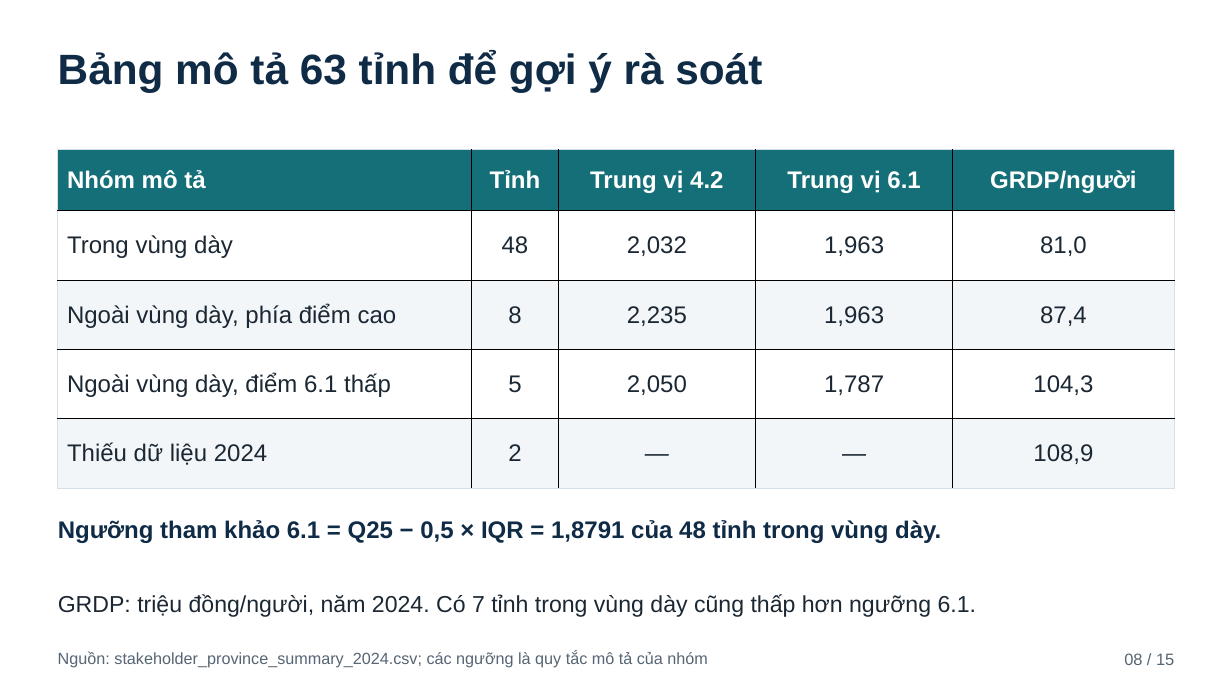
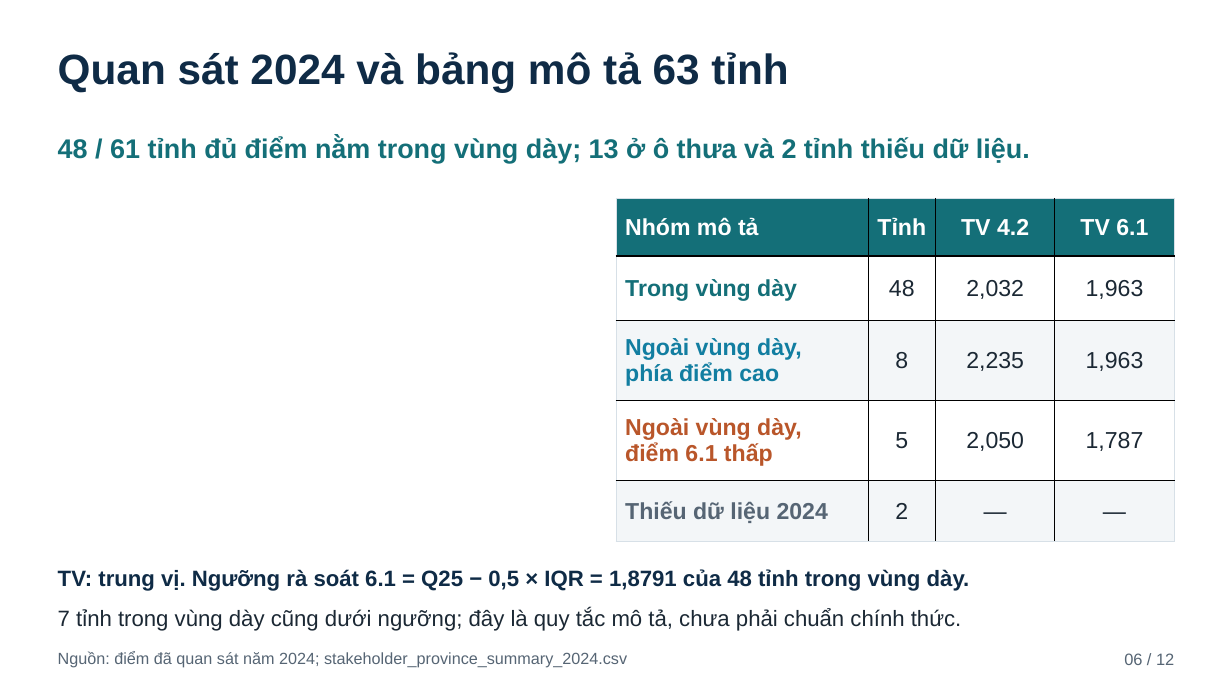
Before and after one commit to JasonTM17/Grid_Based_Sociology, a slide deck: slide 6 of assets/sting_papi_slides_template.pptx (slide 8 before the commit). Drawn at 1232x693 pixels with LibreOffice and Linux fonts; fonts in the diff are those of the drawing. Boxes give left, top, right and bottom in pixels: in the first picture for what was removed or moved away, otherwise in the second. Text is boxed around its words. In the diff, an @@ line names an element or a change of style, - is before the commit and + after.

```diff
--- a/assets/sting_papi_slides_template.pptx
+++ b/assets/sting_papi_slides_template.pptx
@@ text at (x1=58, y1=52, x2=788, y2=92): text changed @@
-Bảng mô tả 63 tỉnh để gợi ý rà soát
+Quan sát 2024 và bảng mô tả 63 tỉnh
@@ text added at (x1=58, y1=137, x2=1030, y2=163), 21 pt, text #146F78, bold @@
+48 / 61 tỉnh đủ điểm nằm trong vùng dày; 13 ở ô thưa và 2 tỉnh thiếu dữ liệu.
@@ table at (x1=616, y1=199, x2=1175, y2=543) @@
-column 1, row 3: Ngoài vùng dày, phía điểm cao
+column 1, row 3: Ngoài vùng dày, / phía điểm cao
-column 1, row 4: Ngoài vùng dày, điểm 6.1 thấp
+column 1, row 4: Ngoài vùng dày, / điểm 6.1 thấp
-column 3: Trung vị 4.2 | 2,032 | 2,235 | 2,050 | —
-column 4: Trung vị 6.1 | 1,963 | 1,963 | 1,787 | —
-column 5: GRDP/người | 81,0 | 87,4 | 104,3 | 108,9
+column 3: TV 4.2 | 2,032 | 2,235 | 2,050 | —
+column 4: TV 6.1 | 1,963 | 1,963 | 1,787 | —
@@ table resized from (x1=57, y1=149, x2=1176, y2=488) to (x1=616, y1=199, x2=1175, y2=543) @@
@@ text at (x1=58, y1=569, x2=970, y2=591): text changed; size 18.8 to 17.2 pt @@
-Ngưỡng tham khảo 6.1 = Q25 − 0,5 × IQR = 1,8791 của 48 tỉnh trong vùng dày.
+TV: trung vị. Ngưỡng rà soát 6.1 = Q25 − 0,5 × IQR = 1,8791 của 48 tỉnh trong vùng dày.
@@ text at (x1=58, y1=609, x2=962, y2=631): text changed; size 18 to 17.2 pt @@
-GRDP: triệu đồng/người, năm 2024. Có 7 tỉnh trong vùng dày cũng thấp hơn ngưỡng 6.1.
+7 tỉnh trong vùng dày cũng dưới ngưỡng; đây là quy tắc mô tả, chưa phải chuẩn chính thức.
@@ text at (x1=58, y1=651, x2=627, y2=668): text changed @@
-Nguồn: stakeholder_province_summary_2024.csv; các ngưỡng là quy tắc mô tả của nhóm
+Nguồn: điểm đã quan sát năm 2024; stakeholder_province_summary_2024.csv
@@ text at (x1=1124, y1=653, x2=1174, y2=665): text changed @@
-08 / 15
+06 / 12
```
Also in this commit, not shown: 11 other slides changed, 3 slides removed, 47 other files.
